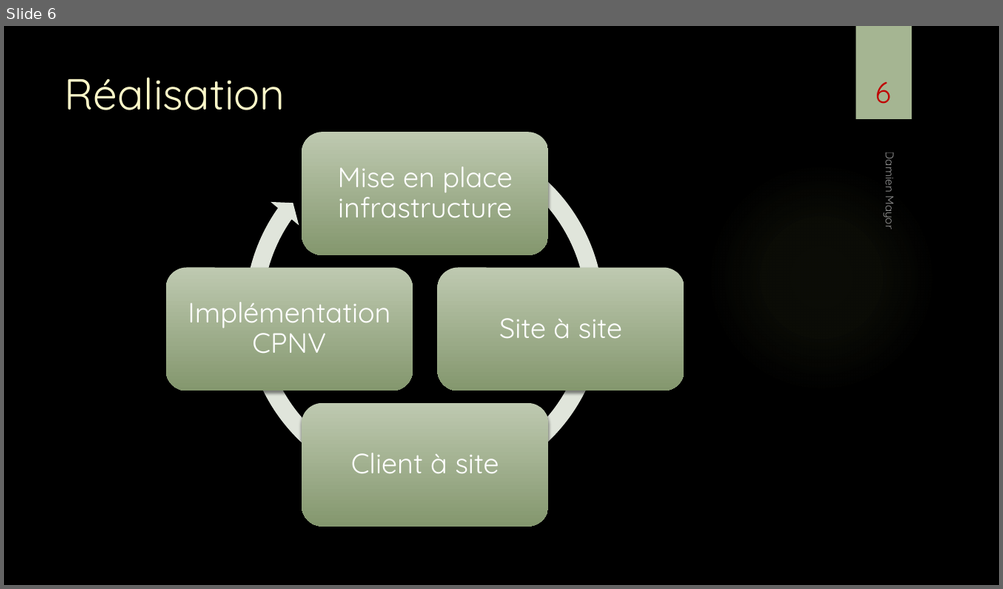
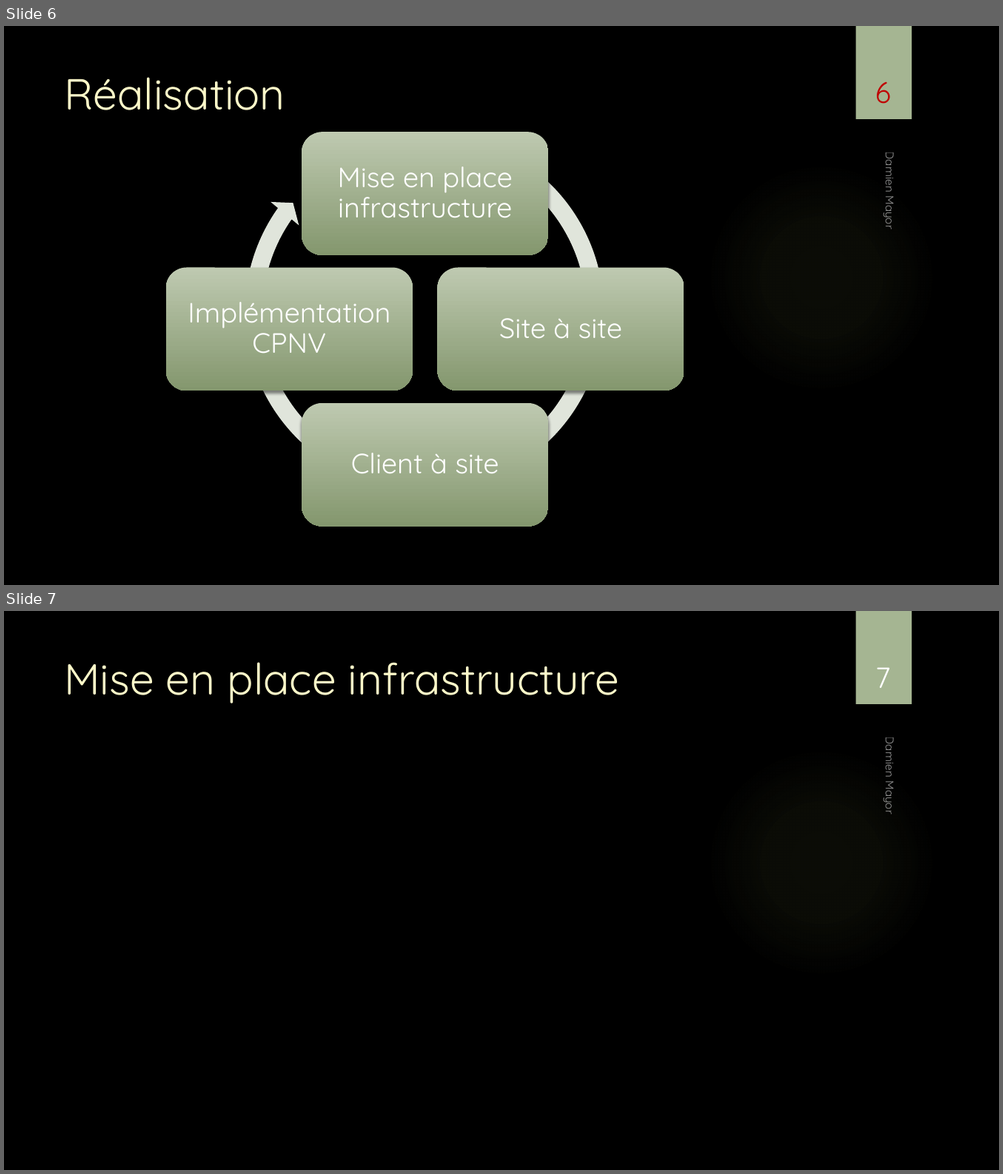
Before and after one commit to damienmayor/TPI, a slide deck: Présentation/Présentation TPI DMA.pptx. Shown one above the other, each under a label of ours: slide 6 before the commit, slides 6 and 7 after it. The pictures are 1003x589 and 1003x1174 pixels, drawn with LibreOffice and Linux fonts; fonts in the diff are those of the drawing; background and template pictures are left out. Boxes give left, top, right and bottom in pixels: in the first picture for what was removed or moved away, otherwise in the second. Text is boxed around its words. In the diff, an @@ line names an element or a change of style, - is before the commit and + after.

```diff
--- a/Présentation/Présentation TPI DMA.pptx
+++ b/Présentation/Présentation TPI DMA.pptx
@@ slide 7 added at (4, 611, 999, 1170), background picture (left out); not listed: 2 template elements that a slide beside it also shows @@
@@ title added at (64, 662, 619, 703), 42 pt, text #FEFAC9 @@
+Mise en place infrastructure
@@ page number added at (875, 667, 890, 688), 28 pt, text #FFFFFF @@
+7
@@ text added at (882, 741, 899, 814), 11 pt, text #FFFFFF at 60% opacity @@
+Damien Mayor
```
Also in this commit, not shown: 2 other slides added, 2 other files.
